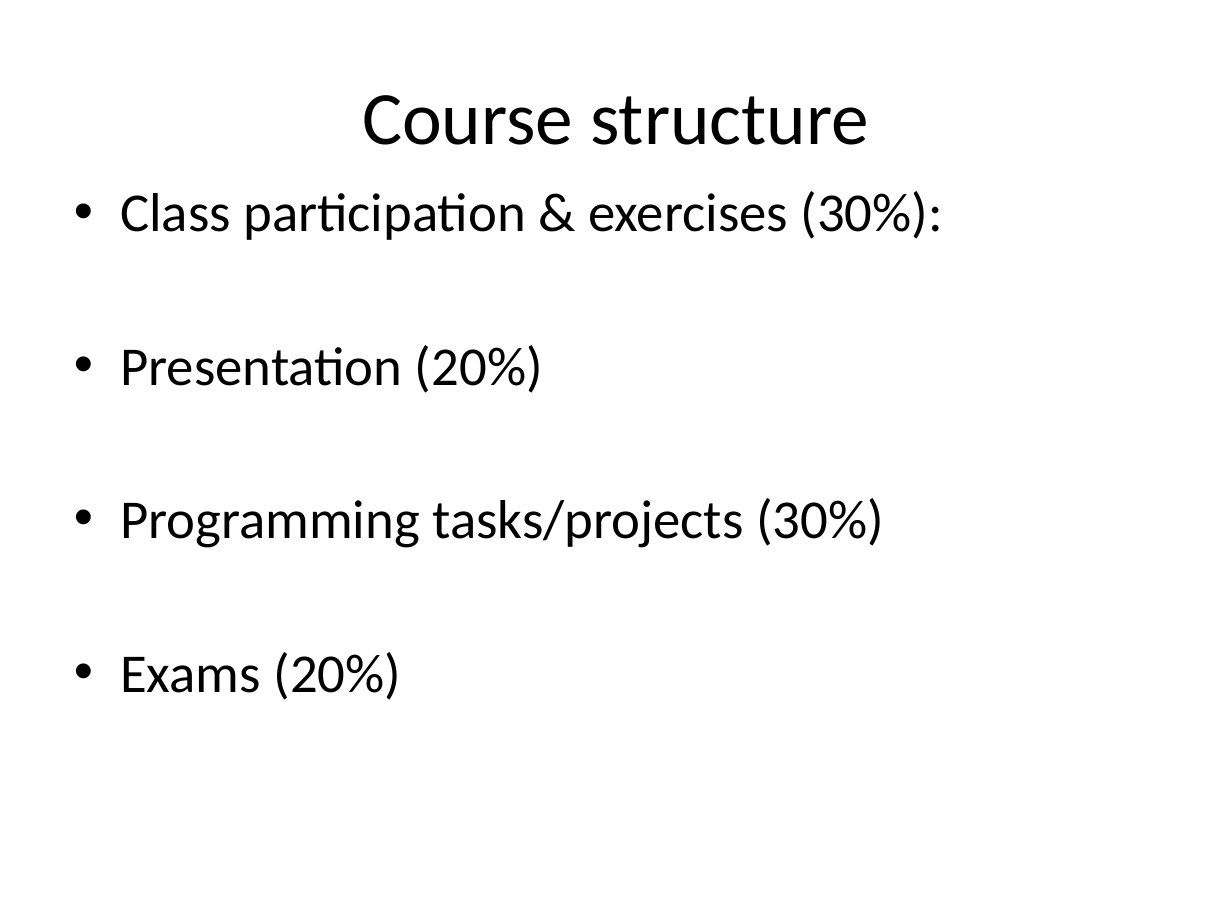
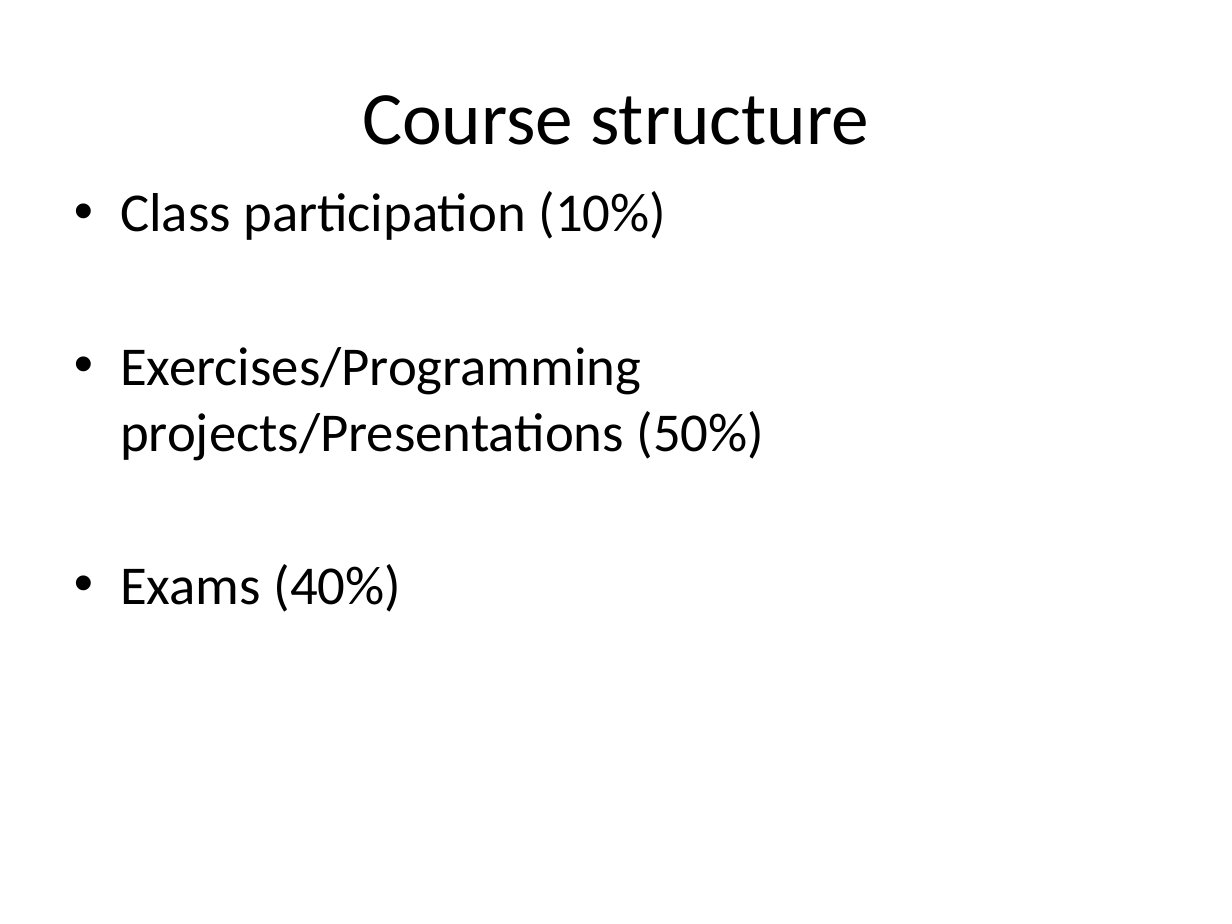
Before and after one commit to tristartom/tristartom.github.io, a slide deck: slide 6 of teaching/17s-cis600/Class-00.pptx. Drawn at 1232x924 pixels with LibreOffice and Linux fonts; fonts in the diff are those of the drawing. Boxes give left, top, right and bottom in pixels: in the first picture for what was removed or moved away, otherwise in the second. Text is boxed around its words. In the diff, an @@ line names an element or a change of style, - is before the commit and + after.

```diff
--- a/teaching/17s-cis600/Class-00.pptx
+++ b/teaching/17s-cis600/Class-00.pptx
@@ text at box(120, 191, 764, 612): text changed @@
-• Class participation & exercises (30%):
-• Presentation (20%)
-• Programming tasks/projects (30%)
-• Exams (20%)
+• Class participation (10%)
+• Exercises/Programming projects/Presentations (50%)
+• Exams (40%)
```
Also in this commit, not shown: 1 other slide changed, 1 other file.
